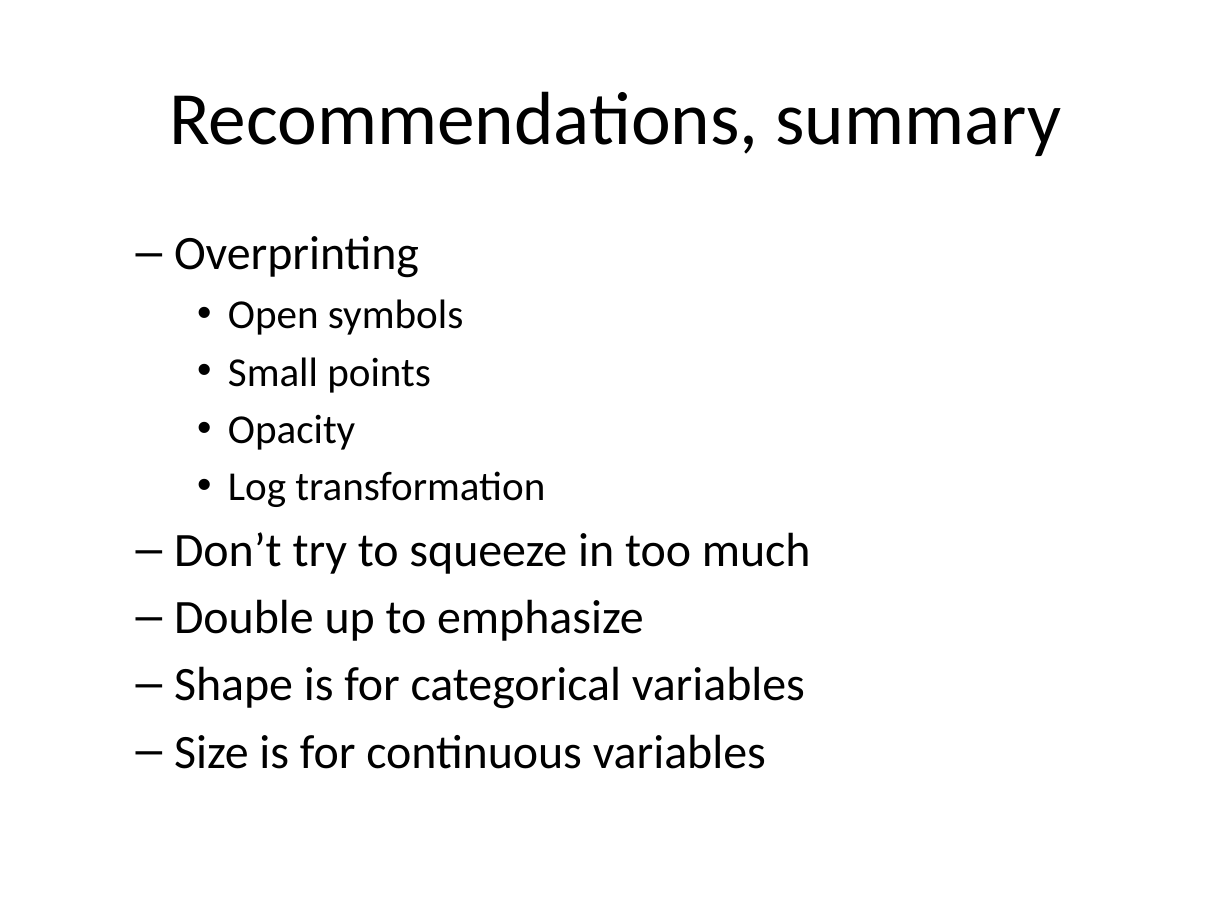
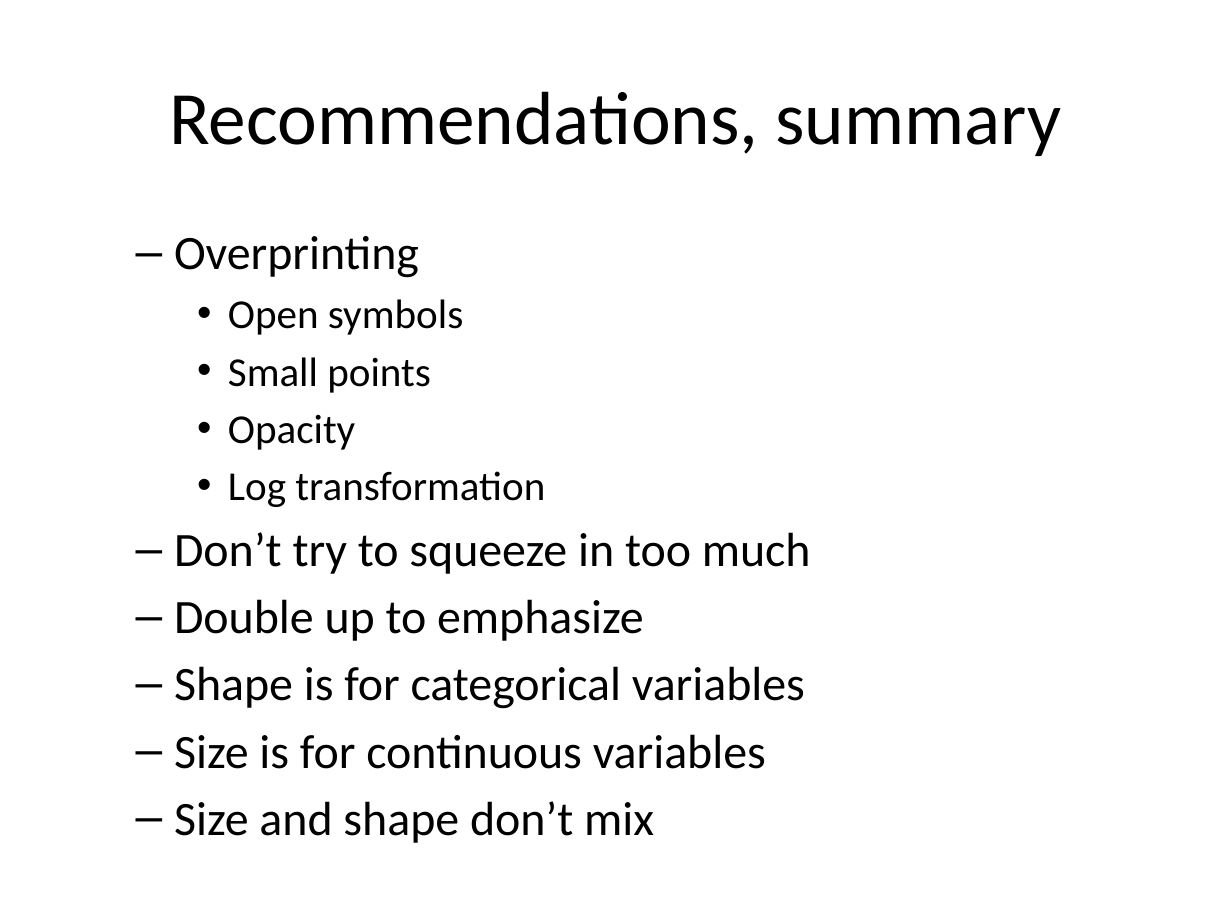
Before and after one commit to pmean/data-visualization, a slide deck: slide 106 of data-viz-01/src/complete-lecture-scatterplots.pptx (slide 105 before the commit). Drawn at 1232x924 pixels with LibreOffice and Linux fonts; fonts in the diff are those of the drawing. Boxes give left, top, right and bottom in pixels: in the first picture for what was removed or moved away, otherwise in the second. Text is boxed around its words. In the diff, an @@ line names an element or a change of style, - is before the commit and + after.

```diff
--- a/data-viz-01/src/complete-lecture-scatterplots.pptx
+++ b/data-viz-01/src/complete-lecture-scatterplots.pptx
@@ text at <box>174,801,654,843</box>: paragraph added @@
+  – Size and shape don’t mix
```
Also in this commit, not shown: 5 other slides changed, 2 slides added, 1 slide removed, 7 other files.
